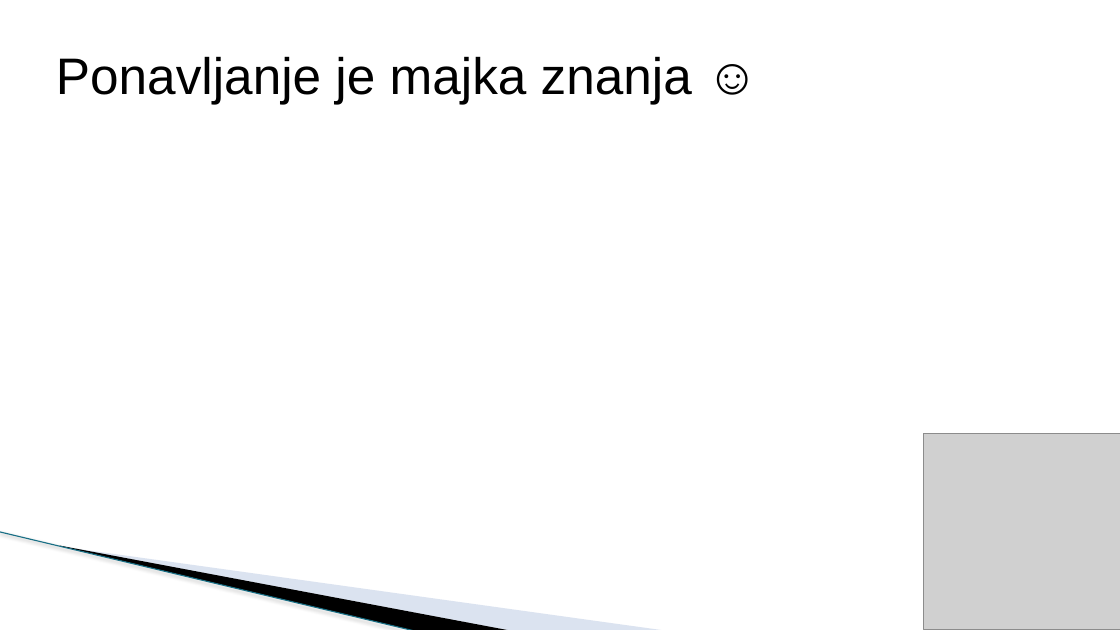
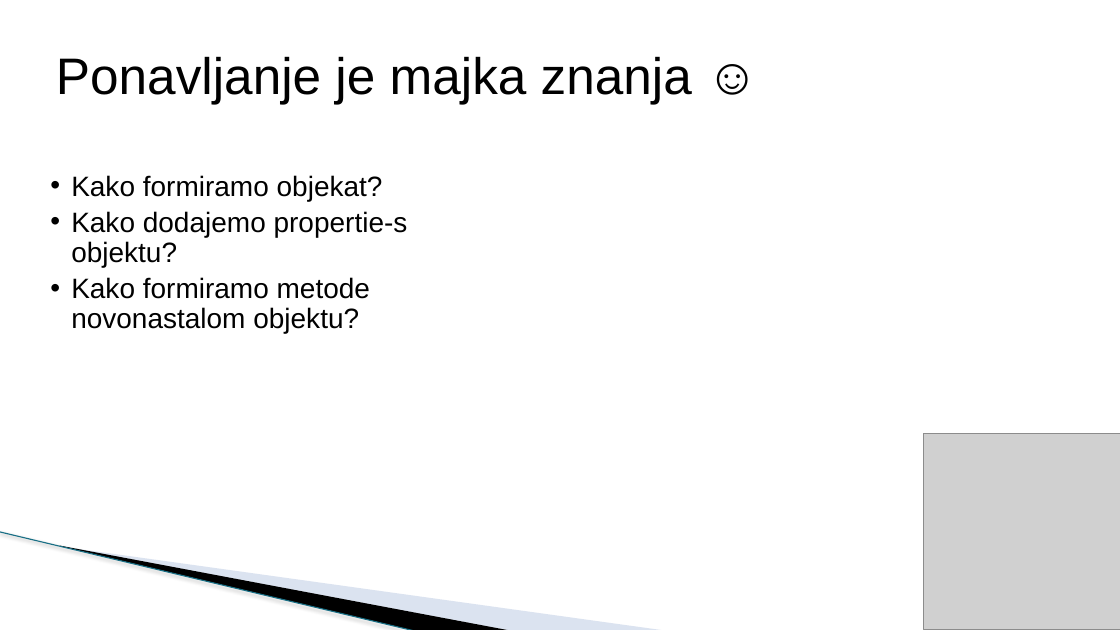
Before and after one commit to todalexcode/kurs-front-end, a slide deck: slide 3 of sesija-09/PPT/Front-End Developer-09.pptx. Drawn at 1120x630 pixels with LibreOffice and Linux fonts; fonts in the diff are those of the drawing; grey boxes stand for pictures; background and template pictures are left out. Boxes give left, top, right and bottom in pixels: in the first picture for what was removed or moved away, otherwise in the second. Text is boxed around its words. In the diff, an @@ line names an element or a change of style, - is before the commit and + after.

```diff
--- a/sesija-09/PPT/Front-End Developer-09.pptx
+++ b/sesija-09/PPT/Front-End Developer-09.pptx
@@ text added at <box>71,175,408,333</box>, 24 pt, text #000000 @@
+  • Kako formiramo objekat?
+  • Kako dodajemo propertie-s objektu?
+  • Kako formiramo metode novonastalom objektu?
```
Also in this commit, not shown: 10 slides added, 6 other files.
